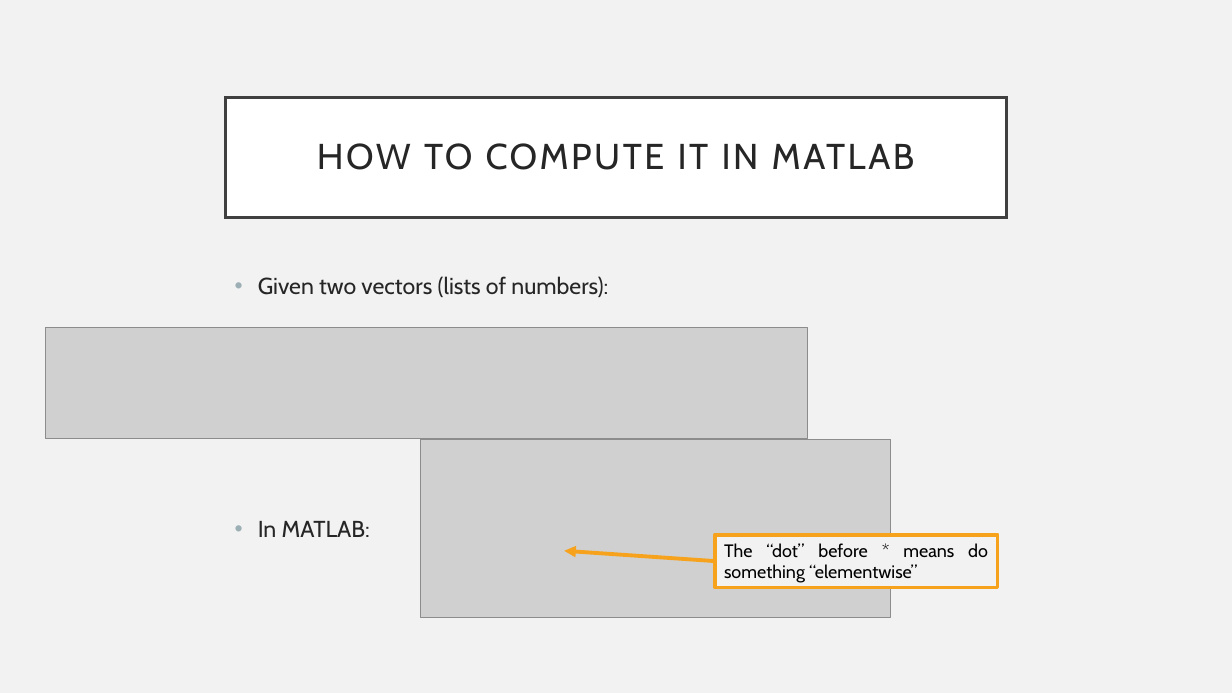
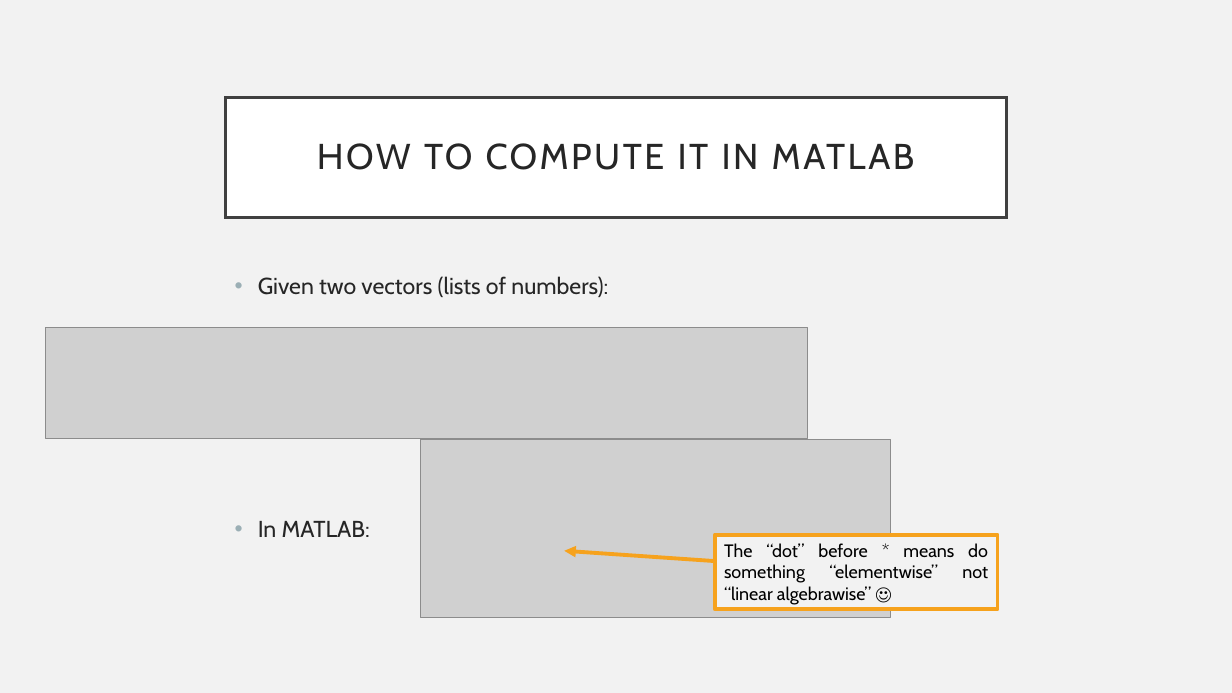
Before and after one commit to mdtdev/Signal-Processing-Demos, a slide deck: slide 10 of chap_10_11.pptx (slide 12 before the commit). Drawn at 1232x693 pixels with LibreOffice and Linux fonts; fonts in the diff are those of the drawing; grey boxes stand for pictures. Boxes give left, top, right and bottom in pixels: in the first picture for what was removed or moved away, otherwise in the second. Text is boxed around its words. In the diff, an @@ line names an element or a change of style, - is before the commit and + after.

```diff
--- a/chap_10_11.pptx
+++ b/chap_10_11.pptx
@@ rectangle "The “dot” before * means ...": place and size @@
-rectangle "The “dot” before * means ..." at (715,535,998,588)
+rectangle "The “dot” before * means ..." at (715,535,998,610)
@@ text in rectangle at (724,543,988,605): text changed @@
-The “dot” before * means do something “elementwise”
+The “dot” before * means do something “elementwise” not “linear algebrawise” ☺
```
Also in this commit, not shown: 4 other slides changed, 15 slides added, 3 slides removed, 1 other file.
